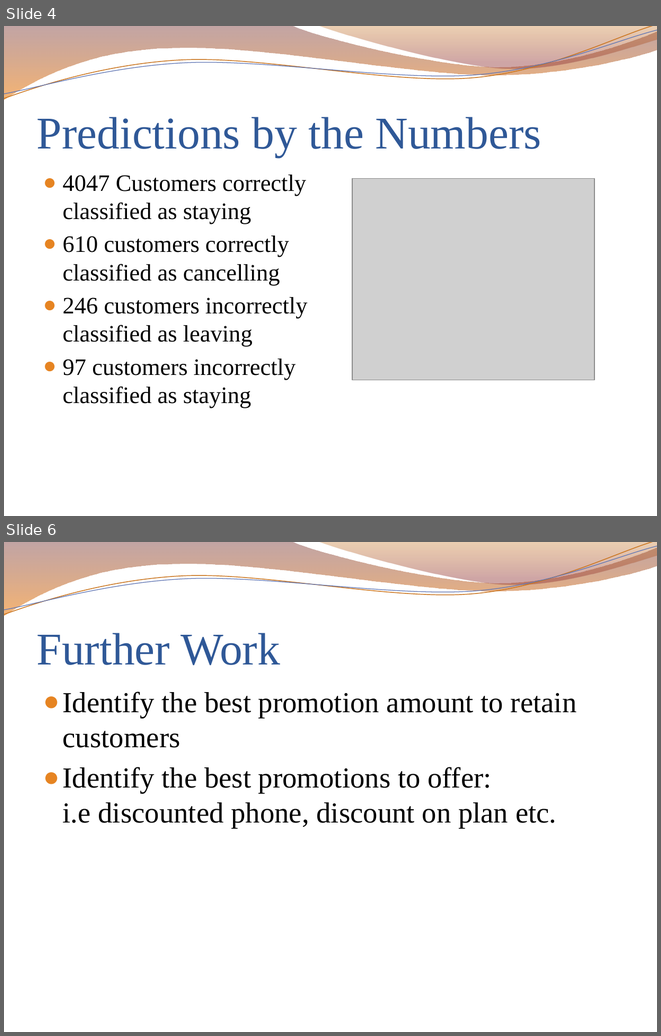
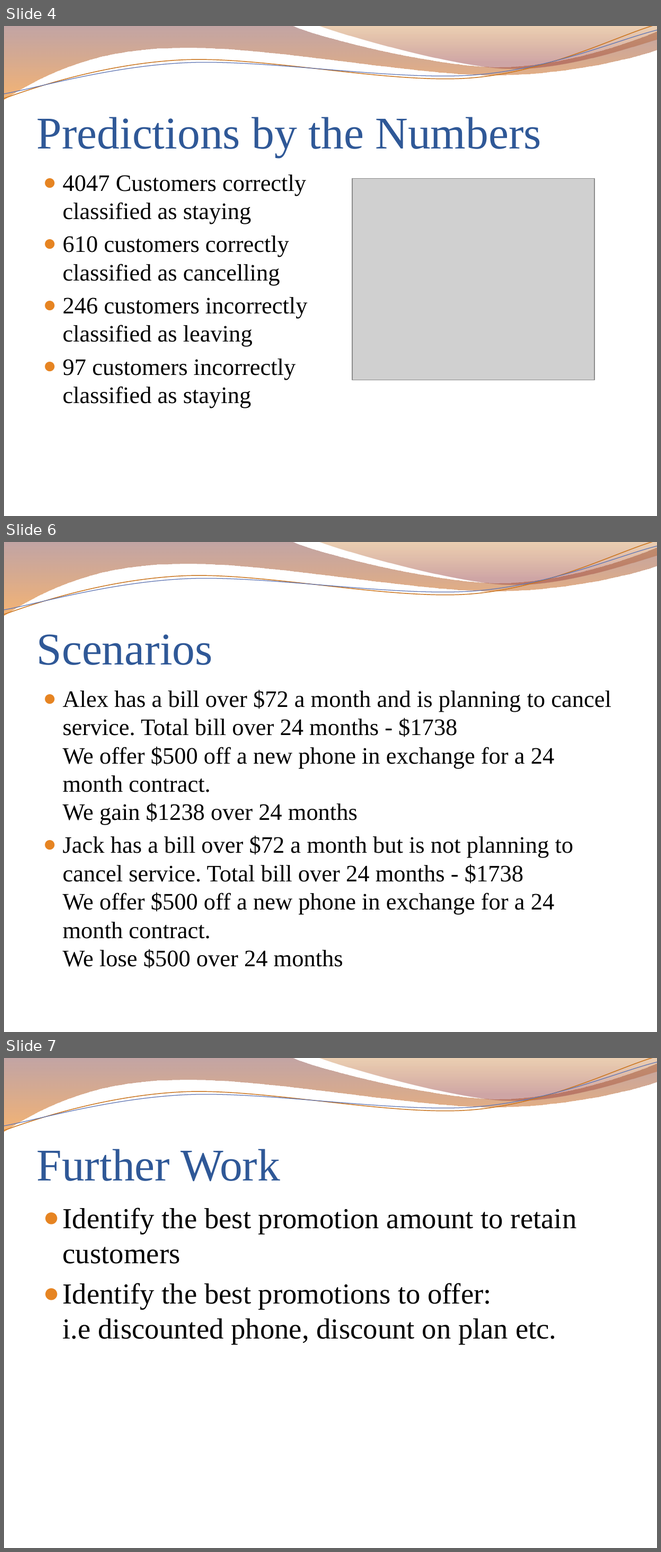
Before and after one commit to lraichik/dsc-mod-5-project-online-ds-ft-051319, a slide deck: Predicting Cancellations.pptx. Shown one above the other, each under a label of ours: slides 4 and 6 before the commit, slides 4, 6 and 7 after it; the slides between them are not shown. The pictures are 661x1036 and 661x1552 pixels, drawn with LibreOffice and Linux fonts; fonts in the diff are those of the drawing; grey boxes stand for pictures; background and template pictures are left out. Boxes give left, top, right and bottom in pixels: in the first picture for what was removed or moved away, otherwise in the second. Text is boxed around its words. In the diff, an @@ line names an element or a change of style, - is before the commit and + after.

```diff
--- a/Predicting Cancellations.pptx
+++ b/Predicting Cancellations.pptx
@@ slide 6 added at (x1=4, y1=542, x2=657, y2=1032), background picture (left out); not listed: 4 template elements that a slide beside it also shows @@
@@ title added at (x1=37, y1=634, x2=213, y2=665), 50 pt, text #2F5897 @@
+Scenarios
@@ text added at (x1=63, y1=689, x2=611, y2=968), 26 pt, text #000000 @@
+● Alex has a bill over $72 a month and is planning to cancel service. Total bill over 24 months - $1738
+  We offer $500 off a new phone in exchange for a 24 month contract.
+  We gain $1238 over 24 months
+● Jack has a bill over $72 a month but is not planning to cancel service. Total bill over 24 months - $1738
+  We offer $500 off a new phone in exchange for a 24 month contract.
+  We lose $500 over 24 months
@@ what was slide 6 is now slide 7 @@
```
Also in this commit, not shown: 1 slide changed, 3 other files.
